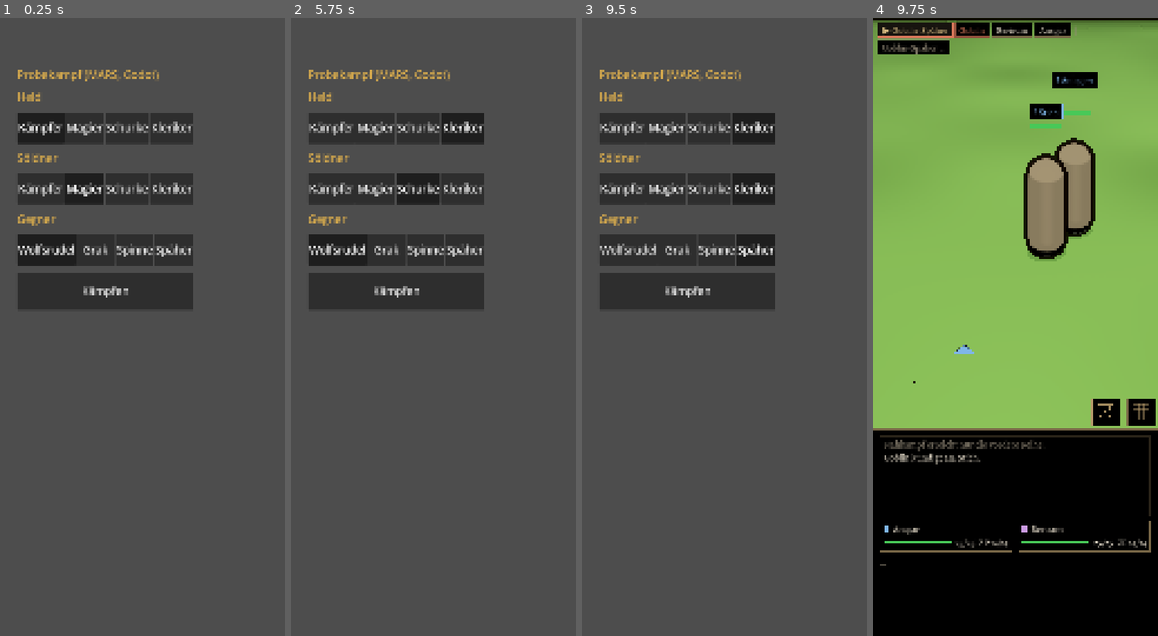
Above: before the commit, frames 1-4 (left to right).
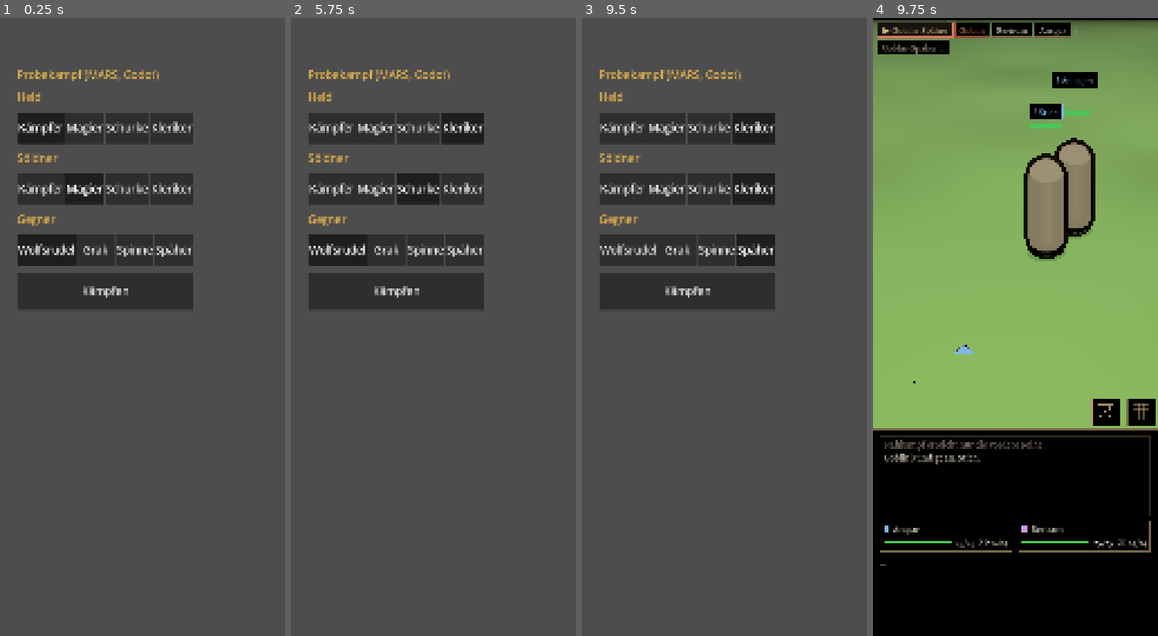
Above: after the commit, the same moments.

Repository: tramour-cmyk/androidapp_rpg_bornim
Game: Godot game, scene res://kampf/probe.tscn
Two runs of this game, one before a commit and one after it. Both use one fixed random seed, a clock stepped at 60 frames per second and the inputs below.
Inputs:
- Up to frame 1 (0.25 s): no input
- Up to frame 2 (5.75 s): click "Kämpfer" at 0.5 s; click "Magier" at 1.25 s; click "Schurke" at 2 s; click "Kleriker" at 2.75 s; click "Kämpfer" at 3.5 s; click "Magier" at 4.25 s; click "Schurke" at 5 s
- Up to frame 3 (9.5 s): click "Kleriker" at 5.75 s; click "Wolfsrudel" at 6.5 s; click "Grak" at 7.25 s; click "Spinne" at 8 s; click "Späher" at 8.75 s
- Up to frame 4 (9.75 s): click "Kämpfen" at 9.5 s

Frames 1-3 are identical in both runs. In frame 4, 1.6% of the frame differs, in the area x 0-100%, y 0-7%.

Commit message:
348.7: Prüfer Stand 8: ferne Bäume ohne Tuschelinie (Schablone 1), Dunst heller und dichter, Laub heller (Wald oben wie alt); Wolf mit abgesetztem Hals, großen Ohren, langer Schnauze, Rumpf etwas schlanker
Co-Authored-By: Claude Opus 5.5 <noreply@anthropic.com>
Claude-Session: https://claude.ai/code/session_01L9ooAJsZ3HKoHLbqcYT69Z

Diff:
--- a/godot/kampf/kampfort.gd
+++ b/godot/kampf/kampfort.gd
@@ -105,8 +105,8 @@
 	env.adjustment_saturation = 0.8
 	env.adjustment_contrast = 1.06
 	env.fog_enabled = true
-	env.fog_light_color = Color(0.17, 0.23, 0.14)         # Waldinneres (ForestCam #14221A, heller: Prüfer Lauf 14)
-	env.fog_density = 0.018
+	env.fog_light_color = Color(0.22, 0.26, 0.21)         # Waldinneres (ForestCam #14221A, heller: Prüfer Lauf 14)
+	env.fog_density = 0.036         # Ferne heller im Dunst (Prüfer Lauf 14: Wald oben dunkel)
 	var we := WorldEnvironment.new()
 	we.environment = env
 	add_child(we)
@@ -193,16 +193,27 @@
 		for i in mi.mesh.get_surface_count():
 			var src := mi.mesh.surface_get_material(i)
 			var m := ShaderMaterial.new()
-			m.shader = load("res://kampf/toon.gdshader")
+			var rn: String = src.resource_name if src else ""
+			# ferne Bäume ohne Tuschelinie: Schablone 1 wie Blüten (kampfort_wald.py FERN)
+			m.shader = _inkless_toon() if rn.ends_with("_fern") else load("res://kampf/toon.gdshader")
 			if src is BaseMaterial3D and (src as BaseMaterial3D).albedo_texture:
 				m.set_shader_parameter("tex", (src as BaseMaterial3D).albedo_texture)
 			else:
 				m.set_shader_parameter("tex", _plain(Color.WHITE))
-			if src and src.resource_name == "laub":
+			if rn.begins_with("laub"):
 				m.set_shader_parameter("sway", 1.0)
 			mi.set_surface_override_material(i, m)
 	for c in n.get_children():
 		_toon_all(c)
+
+
+var _inkless: Shader = null
+func _inkless_toon() -> Shader:
+	if _inkless == null:
+		_inkless = Shader.new()
+		var code: String = (load("res://kampf/toon.gdshader") as Shader).code
+		_inkless.code = code.replace("render_mode cull_disabled, specular_disabled;", "render_mode cull_disabled, specular_disabled;\nstencil_mode write, compare_always, 1;")
+	return _inkless
 
 
 ## A painted picture from tex.py (or the mask), stored as .bild so Godot does not import it.
Not shown, changed: tools/blender348/kampfort_wald.py
Not shown, changed: tools/blender348/wolf.py
